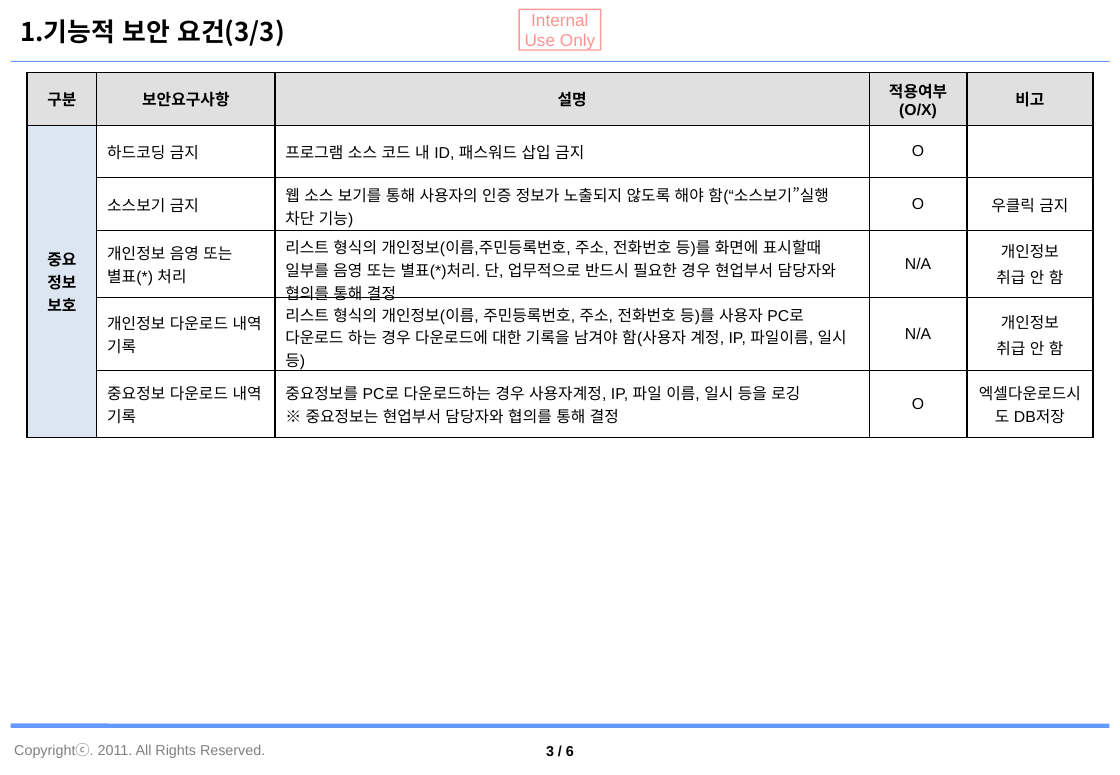
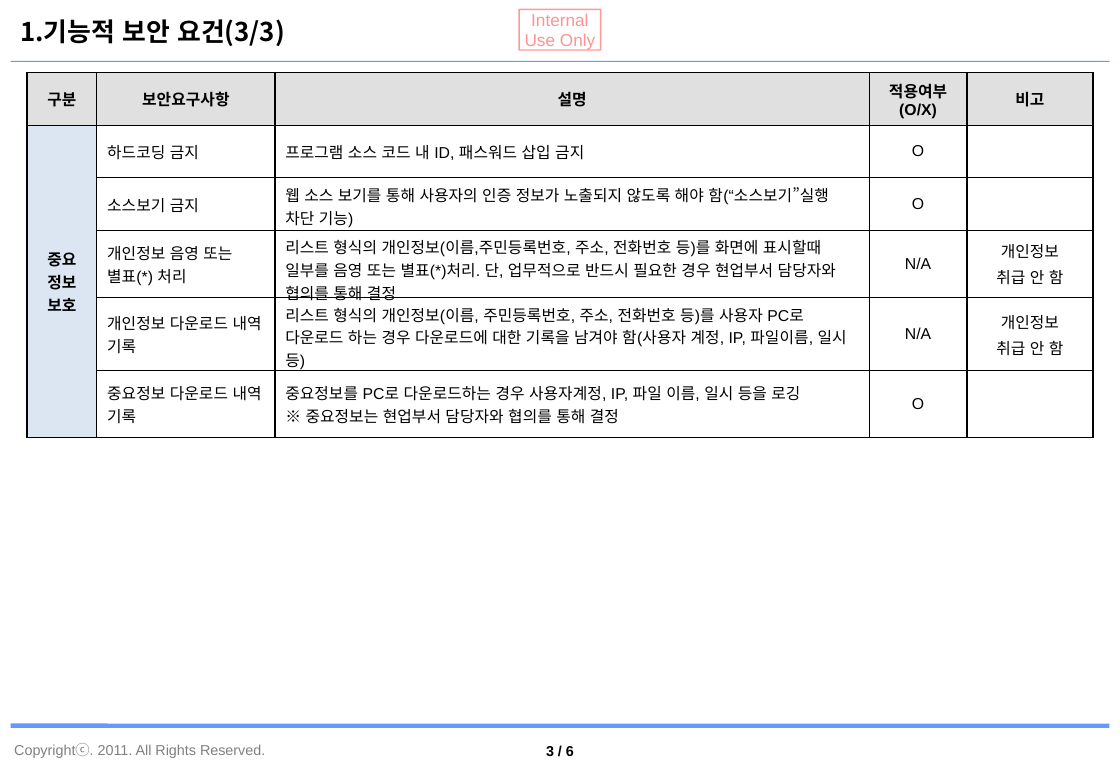
Before and after one commit to jaeyong1/stockmgmt, a slide deck: slide 4 of documents/자재관리시스템_보안점검 결과서.pptx. Drawn at 1120x775 pixels with LibreOffice and Linux fonts; fonts in the diff are those of the drawing; background and template pictures are left out. Boxes give left, top, right and bottom in pixels: in the first picture for what was removed or moved away, otherwise in the second. Text is boxed around its words. In the diff, an @@ line names an element or a change of style, - is before the commit and + after.

```diff
--- a/documents/자재관리시스템_보안점검 결과서.pptx
+++ b/documents/자재관리시스템_보안점검 결과서.pptx
@@ table at [27,72,1093,437] @@
-row 3, column 5: 우클릭 금지
+row 3, column 5: 
-row 6, column 5: 엑셀다운로드시도 DB저장
+row 6, column 5: 
```
Also in this commit, not shown: 5 other slides changed.
